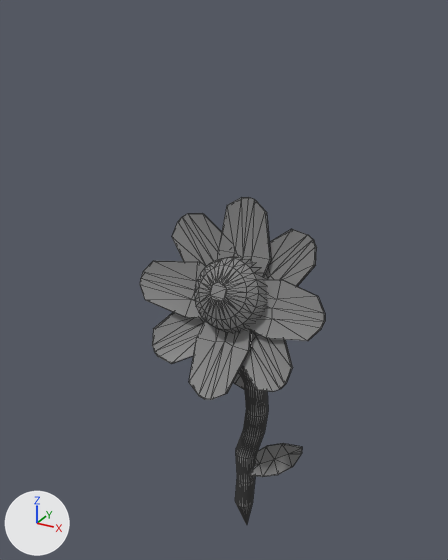
The FBX model Assets/Art/Static Meshes/Environmental/Flowers/SM_Flower_3.FBX as it was, and as the next commit left it.
One viewpoint serves both versions: a 50 mm lens placed at (0.501, -1.027, 1.152), pointed at (-0.005, -0.107, 0.692). The lights are fixed; the arrows at lower left show +X, +Y and +Z. The older version comes first. Mesh edges are drawn as thin lines. Vertices at exactly the same position are counted once.

The first picture shows 'SM_Flower_3'.
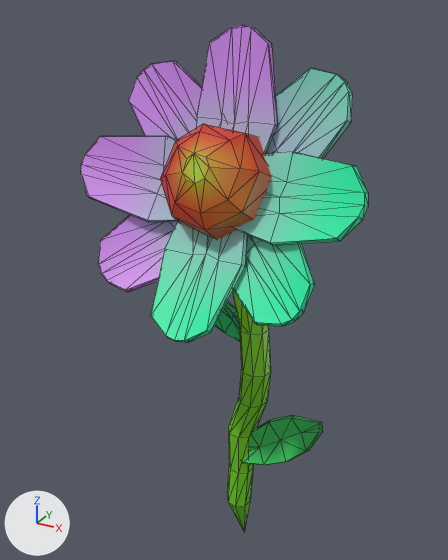
Where the change shows, as pixel boxes [x1, y1, x2, y2] in the pictures (448 x 560 px; the box of a moved part takes in the faces that stretch with it):
'SM_Flower_3', reshaped, rescaled, recoloured (55% wider, 54% taller)
    before: [140, 197, 325, 525]
    after: [81, 26, 368, 531]
part 1 of me_sm_flower_3, moved or reshaped (mostly hidden before)
    before: [233, 370, 245, 390]
    after: [242, 415, 323, 465]
part 2 of me_sm_flower_3, moved or reshaped
    before: [172, 213, 221, 266]
    after: [214, 301, 240, 342]
part 3 of me_sm_flower_3, moved or reshaped
    before: [218, 197, 271, 275]
    after: [235, 152, 368, 245]
part 4 of me_sm_flower_3, moved or reshaped
    before: [140, 261, 207, 318]
    after: [151, 221, 248, 343]
part 5 of me_sm_flower_3, moved or reshaped
    before: [189, 321, 251, 400]
    after: [98, 215, 177, 292]
part 6 of me_sm_flower_3, added (purple)
    after: [128, 61, 202, 140]
part 7 of me_sm_flower_3, moved or reshaped
    before: [247, 279, 325, 341]
    after: [196, 26, 278, 153]
part 8 of me_sm_flower_3, moved or reshaped
    before: [152, 312, 205, 364]
    after: [268, 68, 353, 159]
part 9 of me_sm_flower_3, added (purple)
    after: [81, 136, 177, 222]
part 10 of me_sm_flower_3, added (green)
    after: [233, 235, 315, 326]
part 11 of me_sm_flower_3, deleted
    before: [249, 443, 302, 477]
part 12 of me_sm_flower_3, deleted
    before: [242, 331, 293, 392]
part 13 of me_sm_flower_3, deleted
    before: [266, 229, 317, 287]
part 14 of me_sm_flower_3, built on
    before: [194, 257, 268, 525]
    after: [160, 124, 272, 531]

Patch to the scene script:
```diff
--- a/Assets/Art/Static Meshes/Environmental/Flowers/SM_Flower_3.FBX.py
+++ b/Assets/Art/Static Meshes/Environmental/Flowers/SM_Flower_3.FBX.py
@@ me_sm_flower_3 @@
 # used by ob_sm_flower_3; location = (0.0, 0.0, 0.0); scale = (0.01, 0.01, 0.01)
-me_sm_flower_3.from_pydata(...)  # 781 vertices, 1518 faces; spans x -16.3..20.6, y -22.5..2.1, z 0.4..84.2
-me_sm_flower_3.materials.append(mat_worldgridmaterial)  # grey #808080
-me_sm_flower_3.materials.append(mat_worldgridmaterial)  # grey #808080
-me_sm_flower_3.materials.append(mat_worldgridmaterial)  # grey #808080
+me_sm_flower_3.from_pydata(...)  # 405 vertices, 766 faces; spans x -0.2..0.3, y -0.3..0.0, z 0.0..1.1
+# me_sm_flower_3 part 1: the loose piece of 30 vertices spanning x -12.6..2.4, y -3.0..-0.2, z 39.9..49.4 is scaled about its middle by (-0.00146, 0.0032, 0.00286), then moved by (5.2, 1.5, -44.3), in mat_material (picture img_t_atlas_nature_bc_png)
+# me_sm_flower_3 part 2: the loose piece of 30 vertices spanning x -12.1..4.6, y -12.1..-6.9, z 63.4..80.1 is scaled about its middle by (0, -0.00164, 0.00195), then moved by (3.7, 9.4, -71.2), in mat_material (picture img_t_atlas_nature_bc_png)
+# me_sm_flower_3 part 3: the loose piece of 30 vertices spanning x -3.2..7.4, y -11.6..-5.7, z 66.2..84.2 is multiplied about its middle by the matrix ((0.006, -0.009, 0.012), (-0.001, 0.002, -0.001), (0.001, -0.006, 0.004)), then moved by (-2.0, 8.5, -74.3), in mat_material (picture img_t_atlas_nature_bc_png)
+# me_sm_flower_3 part 4: the loose piece of 30 vertices spanning x -16.3..1.9, y -16.6..-9.8, z 61.7..71.6 is scaled about its middle by (-0.00237, 0.00391, 0.0187), then moved by (7.3, 12.9, -65.9), in mat_material (picture img_t_atlas_nature_bc_png)
+# me_sm_flower_3 part 5: the loose piece of 30 vertices spanning x -3.2..7.4, y -22.5..-11.2, z 50.7..66.0 is scaled about its middle by (-0.00148, 0.00856, 0.00779), then moved by (-2.2, 16.6, -57.5), in mat_material (picture img_t_atlas_nature_bc_png)
+# me_sm_flower_3 part 6: the loose piece of 30 vertices spanning x -12.6..2.4, y -3.0..-0.2, z 39.9..49.4 is copied, and the copy is multiplied about its middle by the matrix ((-0.004, -0.011, -0.013), (-0.001, 0.0, 0.002), (0.002, 0.02, 0.018)), then moved by (5.1, 1.4, -43.7), in mat_material (picture img_t_atlas_nature_bc_png); it spans x -0.2..0.1, y -0.2..-0.1, z 0.8..1.1
+# me_sm_flower_3 part 7: the loose piece of 30 vertices spanning x 2.4..20.6, y -16.6..-9.1, z 61.7..71.2 is multiplied about its middle by the matrix ((0.001, 0.0, 0.003), (0.001, 0.006, 0.003), (0.005, 0.02, 0.013)), then moved by (-11.5, 12.7, -65.5), in mat_material (picture img_t_atlas_nature_bc_png)
+# me_sm_flower_3 part 8: the loose piece of 30 vertices spanning x -12.1..4.6, y -19.7..-8.9, z 53.9..68.0 is multiplied about its middle by the matrix ((-0.001, 0.009, 0.007), (0.002, 0.0, 0.002), (0.004, -0.01, 0.018)), then moved by (3.9, 14.1, -60.0), in mat_material (picture img_t_atlas_nature_bc_png)
+# me_sm_flower_3 part 9: a new loose piece of 30 vertices spanning x -0.2..0.0, y -0.2, z 0.8..1.0, in mat_material (picture img_t_atlas_nature_bc_png)
+# me_sm_flower_3 part 10: a new loose piece of 30 vertices spanning x 0.0..0.2, y -0.3..-0.1, z 0.7..0.9, in mat_material (picture img_t_atlas_nature_bc_png)
+# me_sm_flower_3 part 11: the loose piece of 30 vertices spanning x -0.5..13.4, y -2.8..-0.2, z 18.1..29.4 is deleted
+# me_sm_flower_3 part 12: the loose piece of 30 vertices spanning x -0.3..16.4, y -20.1..-9.2, z 54.1..68.1 is deleted
+# me_sm_flower_3 part 13: the loose piece of 30 vertices spanning x -0.3..16.4, y -11.7..-6.5, z 63.2..80.0 is deleted
+# me_sm_flower_3 part 14: 480 vertices removed from x -5.3..9.0, y -17.6..2.1, z 9.6..74.1; 104 vertices added at x -0.1..0.1, y -0.3..0.0, z 0.0..1.0
+me_sm_flower_3.materials.append(mat_material)  # picture img_t_atlas_nature_bc_png
@@ ob_sm_flower_3 @@
 ob_sm_flower_3.location = (0.0, 0.0, 0.0)
-ob_sm_flower_3.scale = (0.01, 0.01, 0.01)
```
